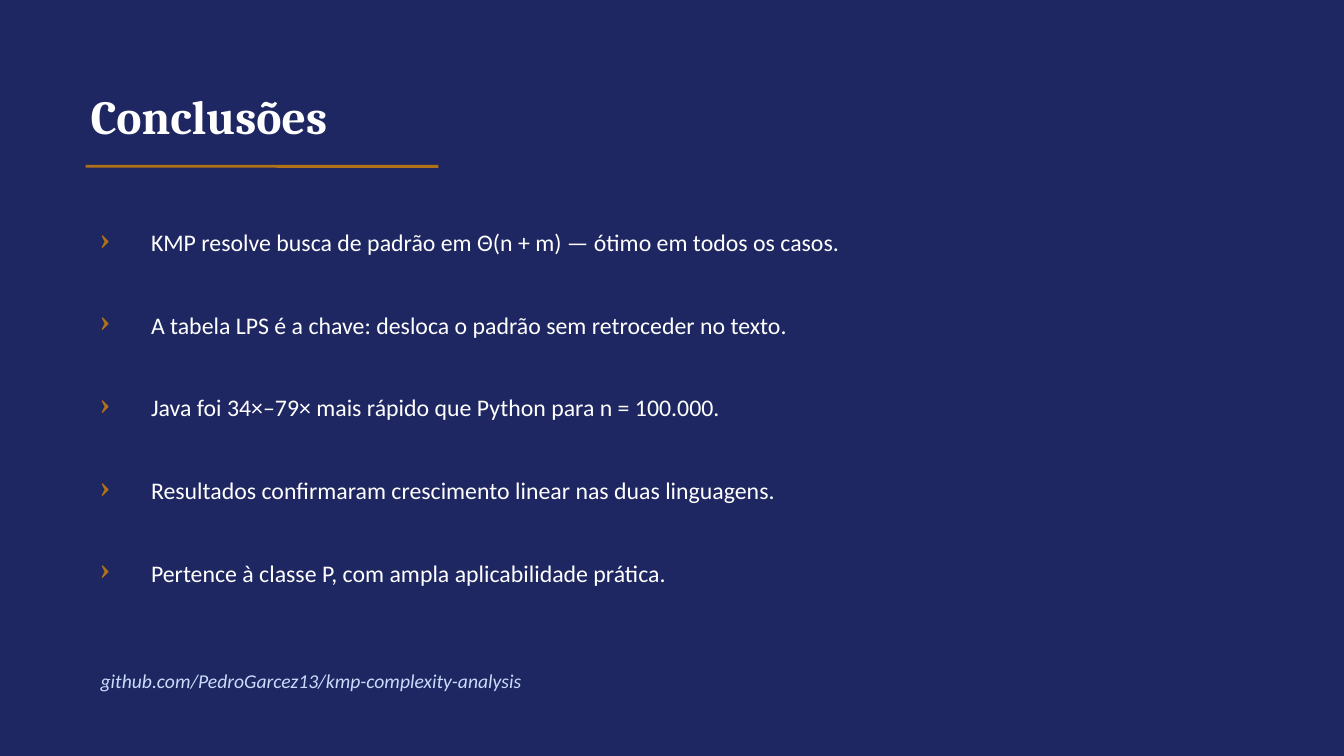
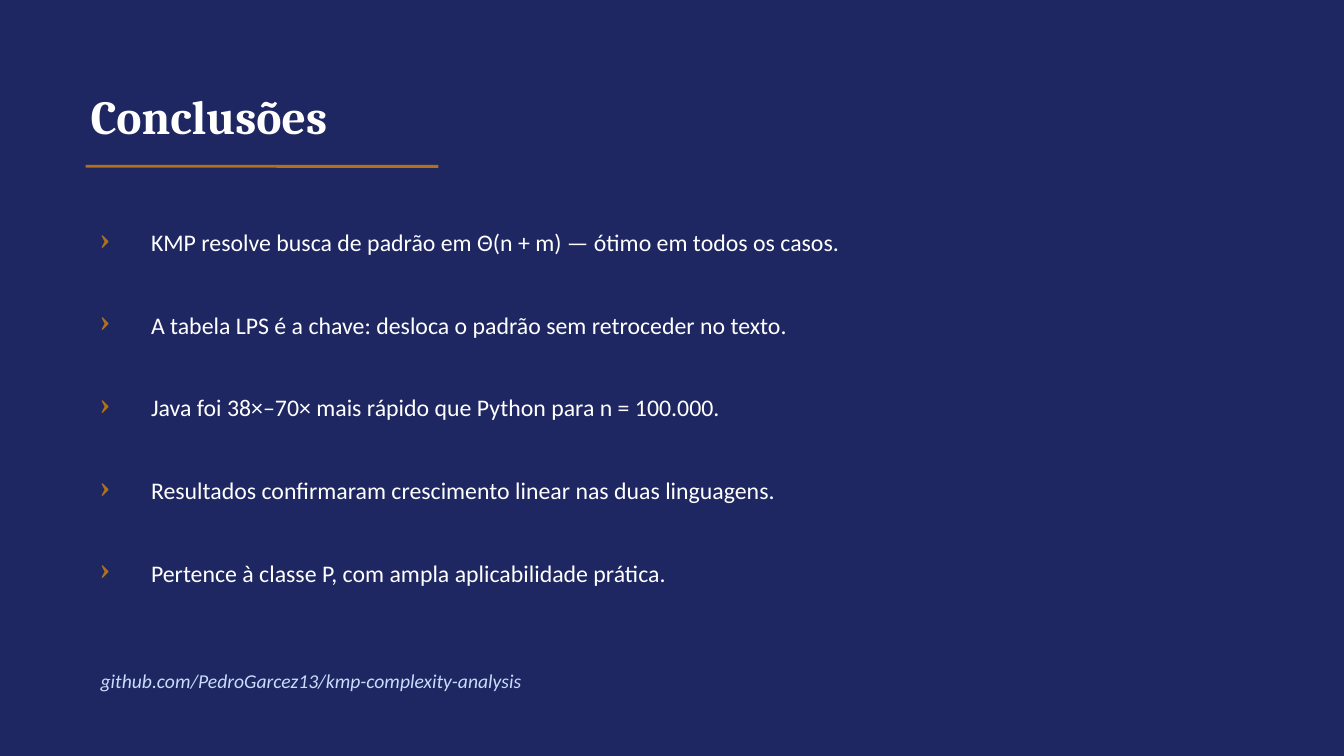
Before and after one commit to PedroGarcez13/kmp-complexity-analysis, a slide deck: slide 13 of slides/KMP_Apresentação.pptx. Drawn at 1344x756 pixels with LibreOffice and Linux fonts; fonts in the diff are those of the drawing. Boxes give left, top, right and bottom in pixels: in the first picture for what was removed or moved away, otherwise in the second. Text is boxed around its words. In the diff, an @@ line names an element or a change of style, - is before the commit and + after.

```diff
--- a/slides/KMP_Apresentação.pptx
+++ b/slides/KMP_Apresentação.pptx
@@ text at box(151, 399, 719, 420): text changed @@
-Java foi 34×–79× mais rápido que Python para n = 100.000.
+Java foi 38×–70× mais rápido que Python para n = 100.000.
```
Also in this commit, not shown: 3 other slides changed, 10 other files.
